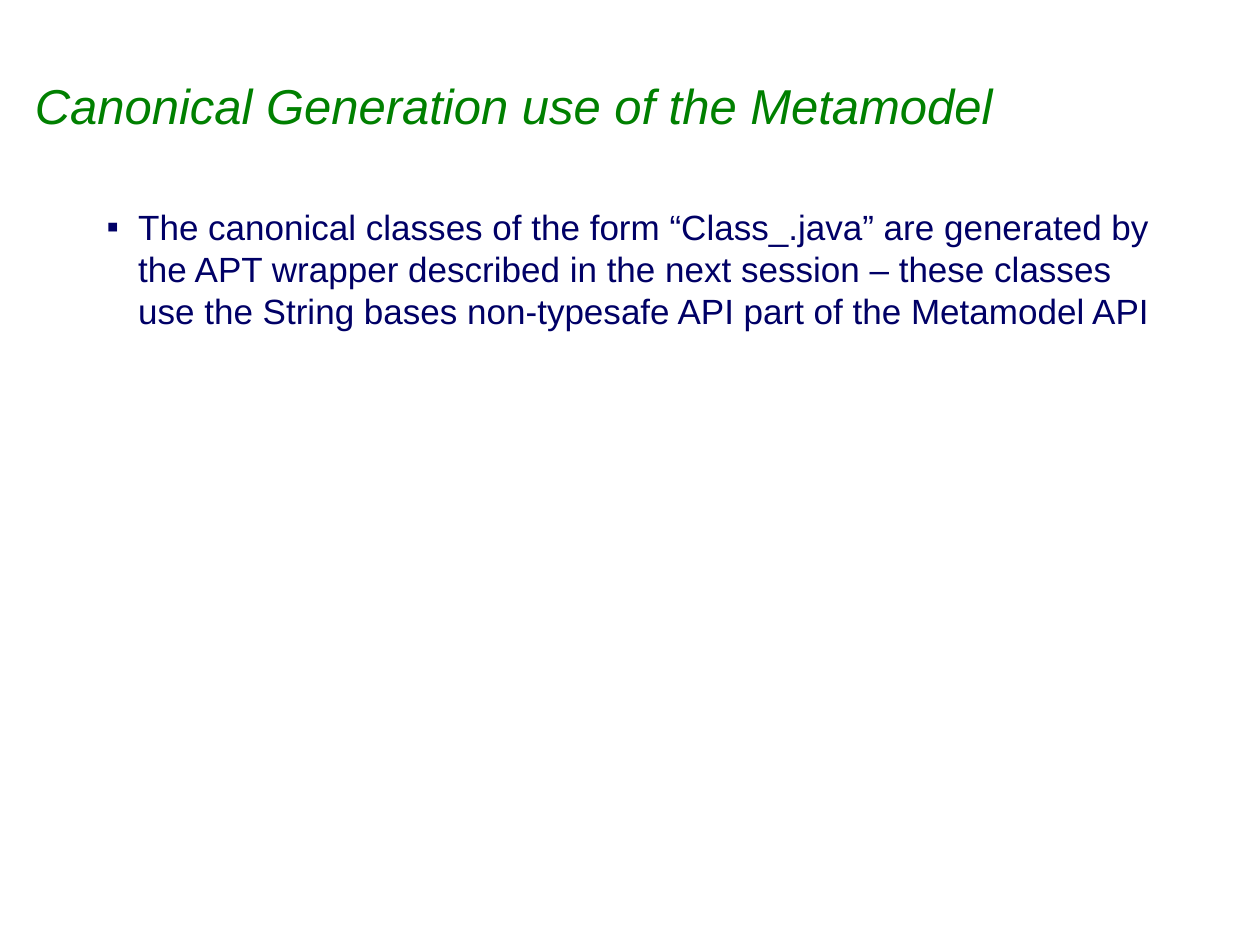
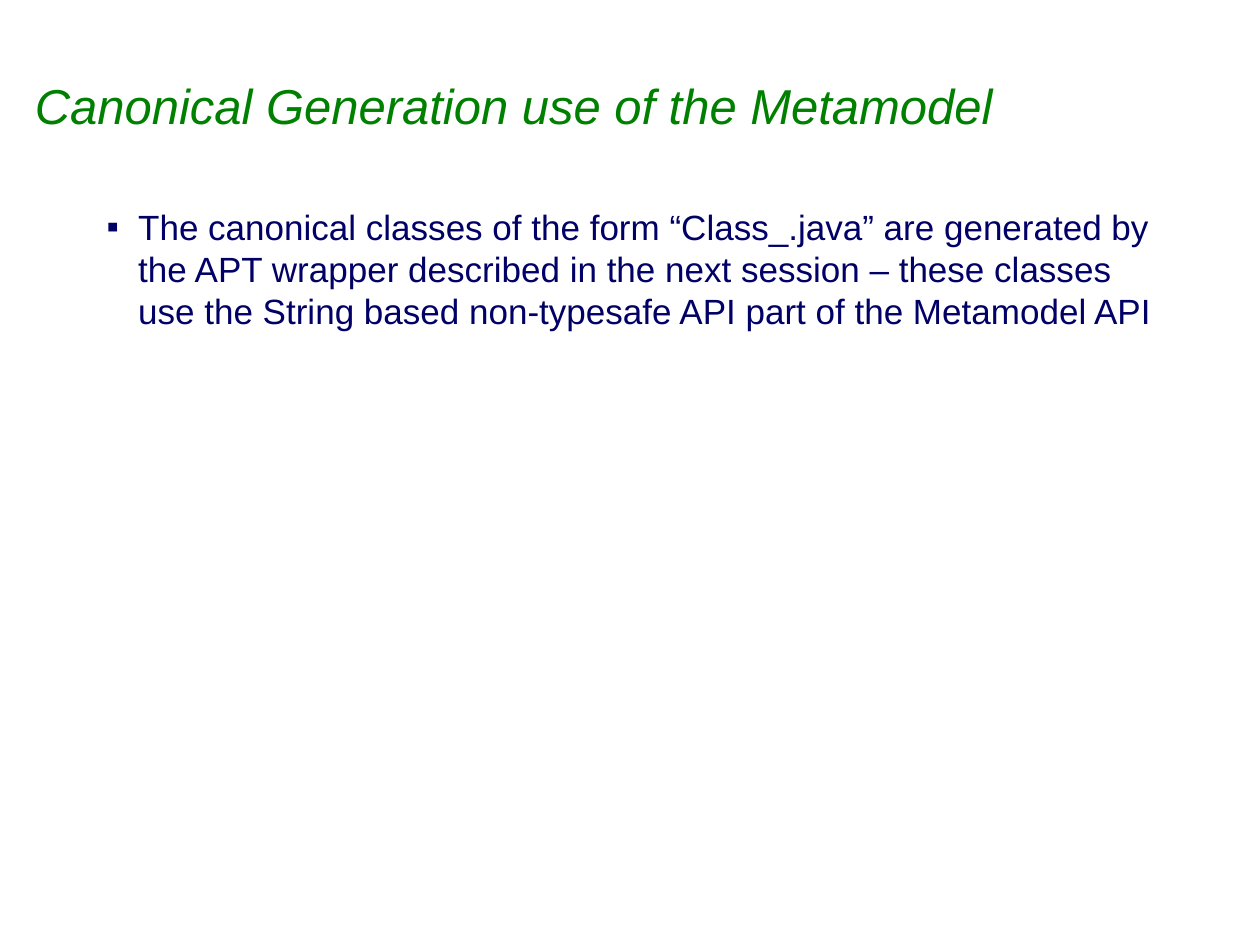
Before and after one commit to sabineheider/incubator, a slide deck: slide 27 of summit-2010/EclipseLink_JPA2_Metamodel.ppt. Drawn at 1260x945 pixels with LibreOffice and Linux fonts; fonts in the diff are those of the drawing; background and template pictures are left out. Boxes give left, top, right and bottom in pixels: in the first picture for what was removed or moved away, otherwise in the second. Text is boxed around its words. In the diff, an @@ line names an element or a change of style, - is before the commit and + after.

Commit message:
312854: EclipseLink Summit 2010 : Metamodel API PPT initial rough draft submission 3 http://wiki.eclipse.org/EclipseLink/Development/Summit/Topics#JPA_2.0

```diff
--- a/summit-2010/EclipseLink_JPA2_Metamodel.ppt
+++ b/summit-2010/EclipseLink_JPA2_Metamodel.ppt
@@ text at (x1=138, y1=214, x2=1150, y2=331): text changed @@
-▪ The canonical classes of the form “Class_.java” are generated by the APT wrapper described in the next session – these classes use the String bases non-typesafe API part of the Metamodel API
+▪ The canonical classes of the form “Class_.java” are generated by the APT wrapper described in the next session – these classes use the String based non-typesafe API part of the Metamodel API
```
Also in this commit, not shown: 10 other slides changed, 1 slide added, 2 slides removed.
